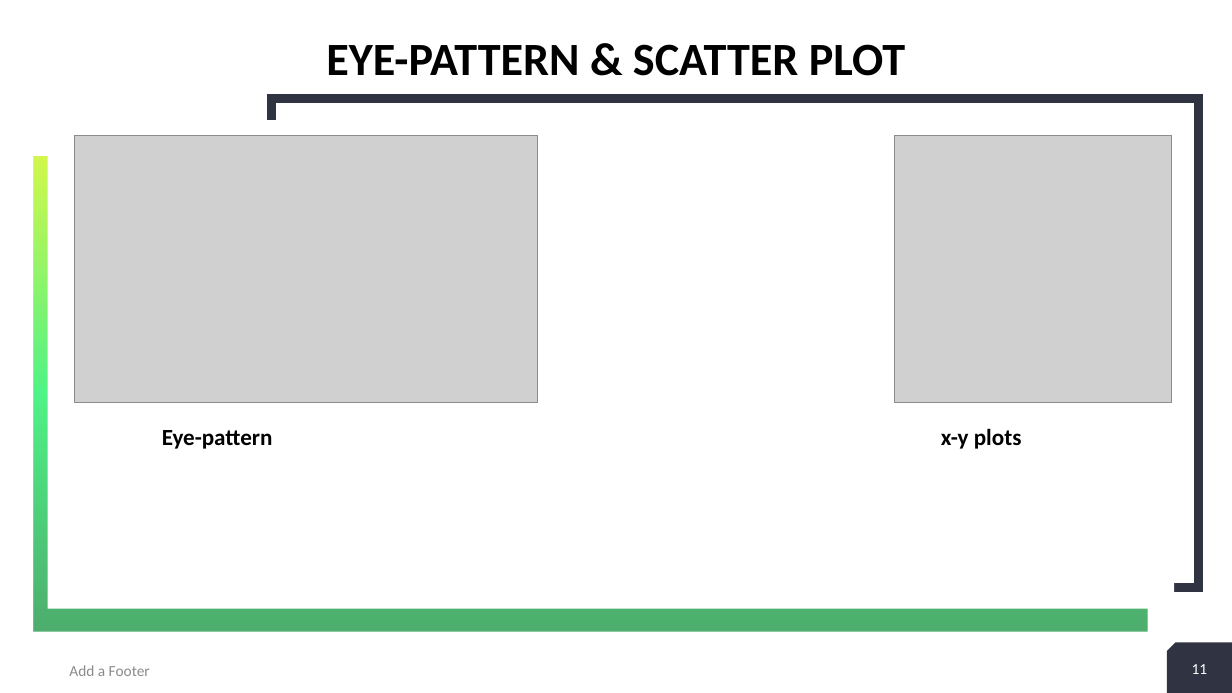
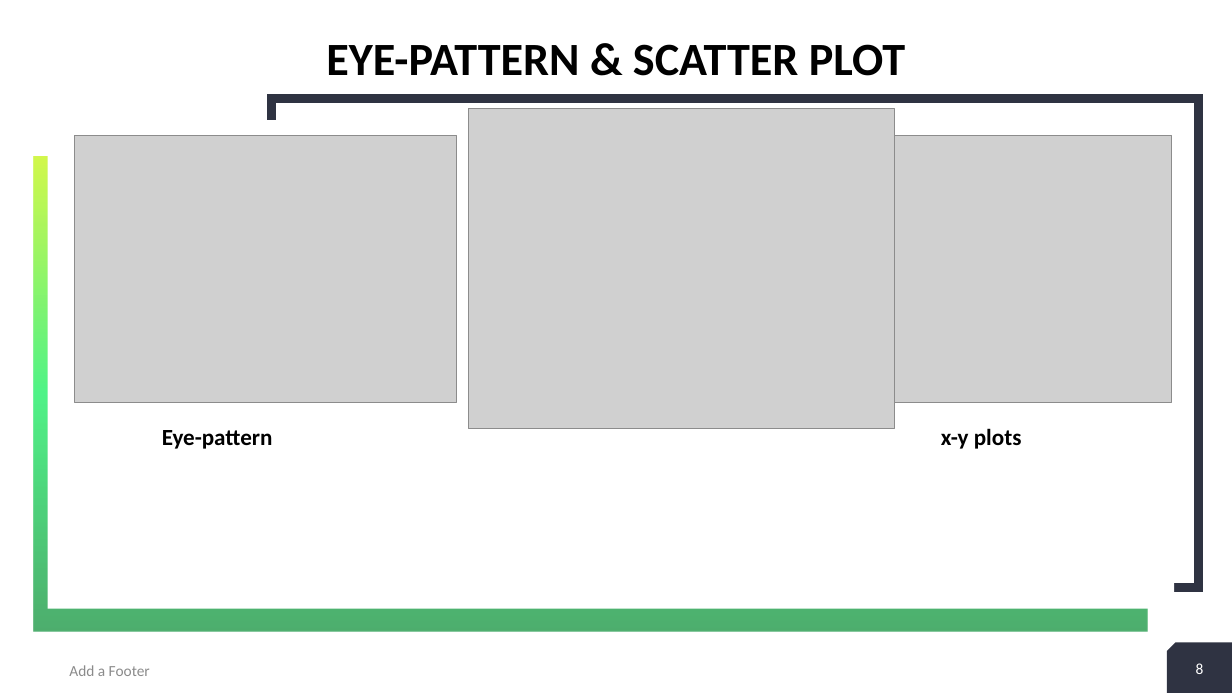
Before and after one commit to navneetslovely/Simulink_Model, a slide deck: slide 8 of CommTooLBox.pptx (slide 11 before the commit). Drawn at 1232x693 pixels with LibreOffice and Linux fonts; fonts in the diff are those of the drawing; grey boxes stand for pictures. Boxes give left, top, right and bottom in pixels: in the first picture for what was removed or moved away, otherwise in the second. Text is boxed around its words. In the diff, an @@ line names an element or a change of style, - is before the commit and + after.

```diff
--- a/CommTooLBox.pptx
+++ b/CommTooLBox.pptx
@@ picture added at (469, 109, 895, 429) @@
@@ picture: place and size @@
-picture at (75, 135, 538, 402)
+picture at (75, 135, 457, 402)
@@ page number at (1195, 665, 1203, 674): text changed @@
-11
+8
@@ page number at (1196, 663, 1204, 674): text changed @@
-11
+8
```
Also in this commit, not shown: 3 slides removed.
